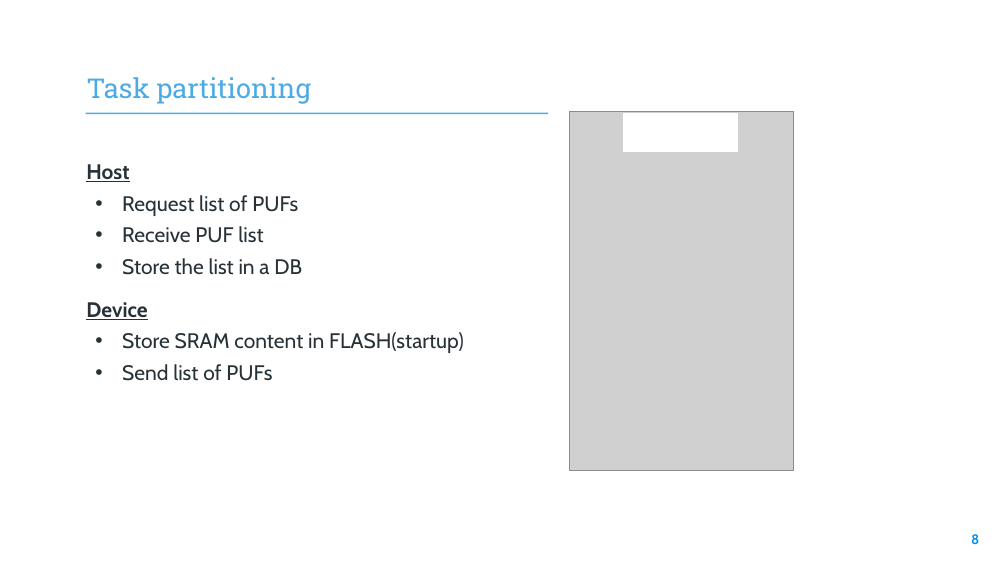
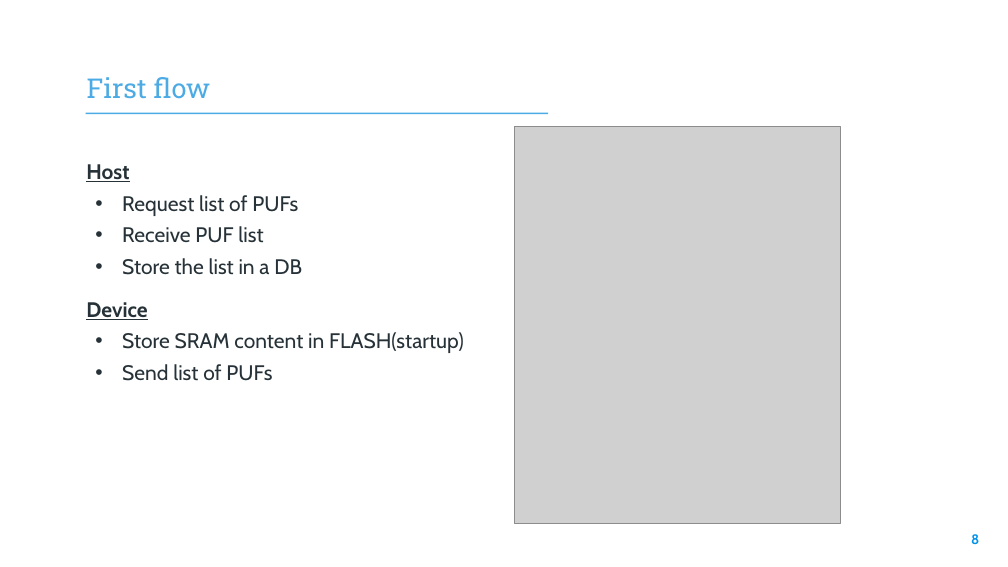
Before and after one commit to elenaroncolino/SEcube-code, a slide deck: slide 8 of Design and Development of a RAM-based PUF.pptx. Drawn at 1008x567 pixels with LibreOffice and Linux fonts; fonts in the diff are those of the drawing; grey boxes stand for pictures; background and template pictures are left out. Boxes give left, top, right and bottom in pixels: in the first picture for what was removed or moved away, otherwise in the second. Text is boxed around its words. In the diff, an @@ line names an element or a change of style, - is before the commit and + after.

```diff
--- a/Design and Development of a RAM-based PUF.pptx
+++ b/Design and Development of a RAM-based PUF.pptx
@@ text at (x1=87, y1=77, x2=211, y2=99): text changed @@
-Task partitioning
+First flow
@@ picture resized from (x1=569, y1=111, x2=794, y2=471) to (x1=514, y1=127, x2=840, y2=524) @@
```
Also in this commit, not shown: 2 other slides changed, 1 slide added, 2 slides removed, 4 other files.
